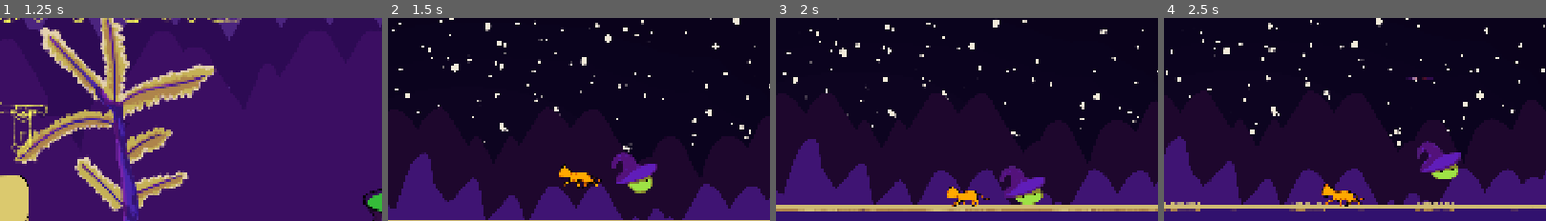
Above: before the commit, frames 1-4 (left to right).
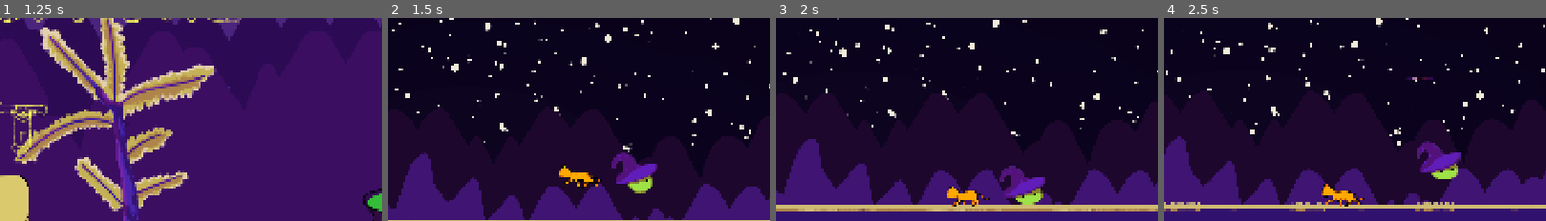
Above: after the commit, the same moments.

Repository: EternaHQ/Enchanted-Mini-Jam
Game: Godot game, scene res://Scenes/Main.tscn
Same seed, same stepped clock (60 frames per second), same inputs: the game is played once before the commit and once after it.
Inputs (mouse positions are % of the whole screen's width and height, from its top left):
- Up to frame 1 (1.25 s): move the mouse to (72, 45) at 0.52 s; press the mouse at (72, 45) at 0.53 s; hold Right (Right) from 0.53 s (still down); tap Space (Up) at 0.77 s
- Up to frame 2 (1.5 s): release Right (Right) at 1.25 s; release the mouse at (72, 45) at 1.25 s; click (12, 57) at 1.25 s
- Up to frame 3 (2 s): no input
- Up to frame 4 (2.5 s): move the mouse to (43, 55) at 2.02 s; hold Right (Right) from 2.03 s (still down); click (43, 55) at 2.1 s; tap Space (Up) at 2.27 s
The pictures show only the part of the screen within x 18-68%, y 12-62%; the shares and areas given below are measured in that part.

Frame 1 is identical in both runs. In frame 2, 0.1% of the frame differs, in the area x 44-55%, y 74-84%; in frame 3, less than 0.1%; in frame 4, less than 0.1%.

Commit message:
minor gravity change

Diff:
--- a/enchanted-game-jam/Scripts/cat.gd
+++ b/enchanted-game-jam/Scripts/cat.gd
@@ -6,7 +6,7 @@
 @onready var timer: Timer = $Timer
 
 var player: CharacterBody2D
-var gravity: float = 60.0
+var gravity: float = 40.0
 var downward_pull: float = 200
 var is_grabbed: bool = false
 var just_launched: bool = false
